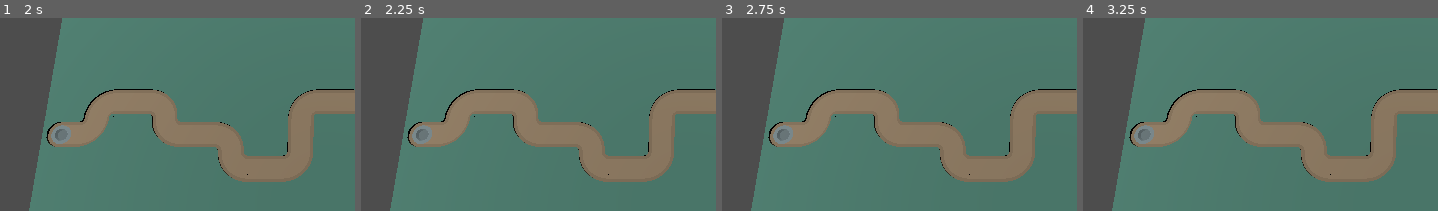
Above: before the commit, frames 1-4 (left to right).
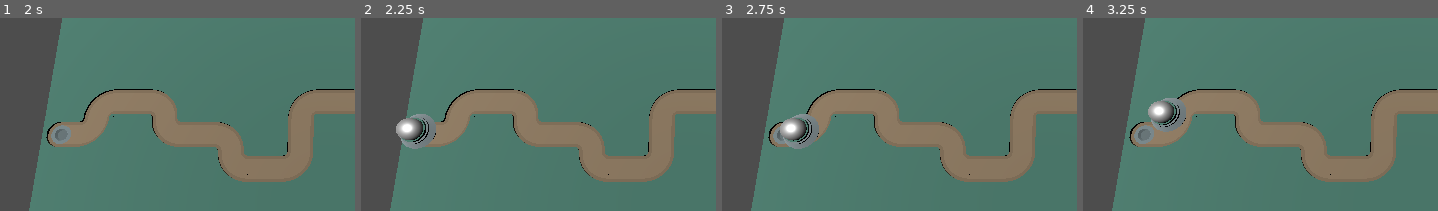
Above: after the commit, the same moments.

Repository: Kratso/Project-Sisyphus
Game: Godot game, scene res://scenes/main.tscn
Two runs of this game, one before a commit and one after it. Both use one fixed random seed, a clock stepped at 60 frames per second and the inputs below.
Inputs:
- Up to frame 1 (2 s): tap Enter at 0.5 s; tap Space at 1.25 s
- Up to frame 2 (2.25 s): tap Enter at 2 s
- Up to frame 3 (2.75 s): no input
- Up to frame 4 (3.25 s): no input
The pictures show only the part of the screen within x 0-50%, y 15-65%; the shares and areas given below are measured in that part.

Frame 1 is identical in both runs. In frame 2, 1.3% of the frame differs, in the area x 9-22%, y 49-68%; in frame 3, 1.5%, in the area x 16-28%, y 49-68%; in frame 4, 1.4%.

Commit message:
added demo pathing enemy

Diff:
--- a/scenes/main.tscn
+++ b/scenes/main.tscn
@@ -6,6 +6,7 @@
 [ext_resource type="PackedScene" uid="uid://c63yksbes8ecl" path="res://models/tile_cornerRound.glb" id="3_u2t3q"]
 [ext_resource type="PackedScene" uid="uid://bodwm2yf5shb3" path="res://models/tile_crossing.glb" id="4_8jvo1"]
 [ext_resource type="PackedScene" uid="uid://dmxi2e4s62ail" path="res://models/tile_endRoundSpawn.glb" id="5_kisrh"]
+[ext_resource type="PackedScene" uid="uid://usws3vmkknt3" path="res://models/enemy_ufoGreen.glb" id="7_2q8sr"]
 
 [node name="Main" type="Node3D"]
 script = ExtResource("1_5hxqx")
@@ -15,6 +16,7 @@
 tile_empty = ExtResource("2_3ni8s")
 tile_start = ExtResource("5_kisrh")
 tile_end = ExtResource("5_kisrh")
+tile_enemy = ExtResource("7_2q8sr")
 
 [node name="Camera3D" type="Camera3D" parent="."]
 transform = Transform3D(1, 0, 0, 0, 0.172445, 0.985019, 0, -0.985019, 0.172445, 7.8096, 8.48543, 6.92844)
--- a/scripts/main.gd
+++ b/scripts/main.gd
@@ -24,6 +24,9 @@
 	_pathGen = PathGenerator.new(map_length, map_height)
 	_display_path()
 	_complete_grid()
+
+	await get_tree().create_timer(2).timeout
+	_pop_along_grid()
 
 # Called every frame. 'delta' is the elapsed time since the previous frame.
 func _process(delta):
@@ -87,3 +90,30 @@
 				var tile: Node3D = tile_empty.instantiate()
 				add_child(tile)
 				tile.global_position = Vector3(i, 0, j)
+
+func _add_curve_point(c3d:Curve3D, v3:Vector3) ->bool:
+	c3d.add_point(v3)
+	return true
+
+func _pop_along_grid():
+	var box = tile_enemy.instantiate()
+
+	var c3d:Curve3D = Curve3D.new()
+
+	for element in _pathGen.get_path():
+		c3d.add_point(Vector3(element.x, 0.4, element.y))
+
+	var path_curve:Path3D = Path3D.new()
+	add_child(path_curve)
+	path_curve.curve = c3d
+
+	var follow_path:PathFollow3D = PathFollow3D.new()
+	path_curve.add_child(follow_path)
+	follow_path.add_child(box)
+
+	var curr_distance:float = 0.0
+
+	while curr_distance < c3d.point_count-1:
+		curr_distance += 0.02
+		follow_path.progress = clamp(curr_distance, 0, c3d.point_count-1.00001)
+		await get_tree().create_timer(0.01).timeout
Not shown: 1 places in scenes/main.tscn that only renumber resources
